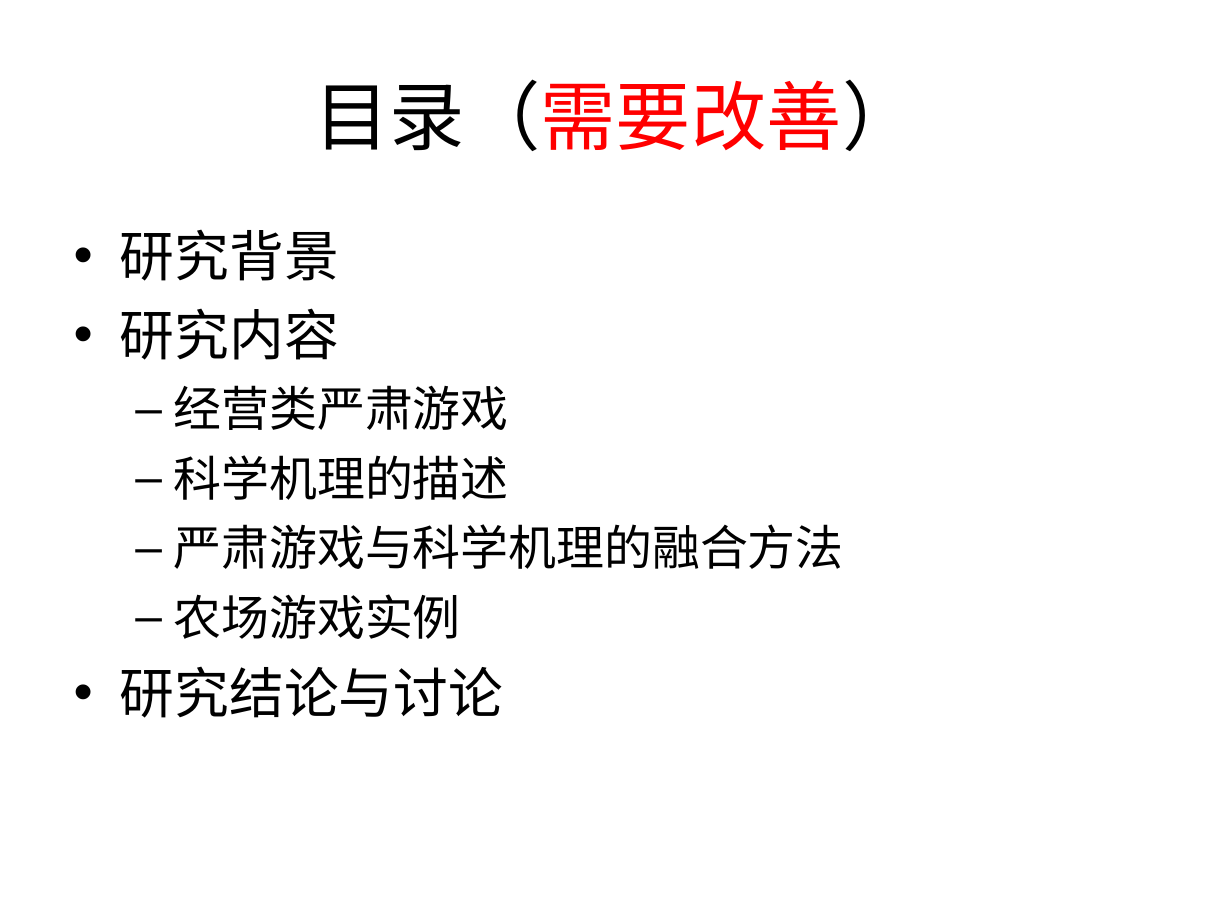
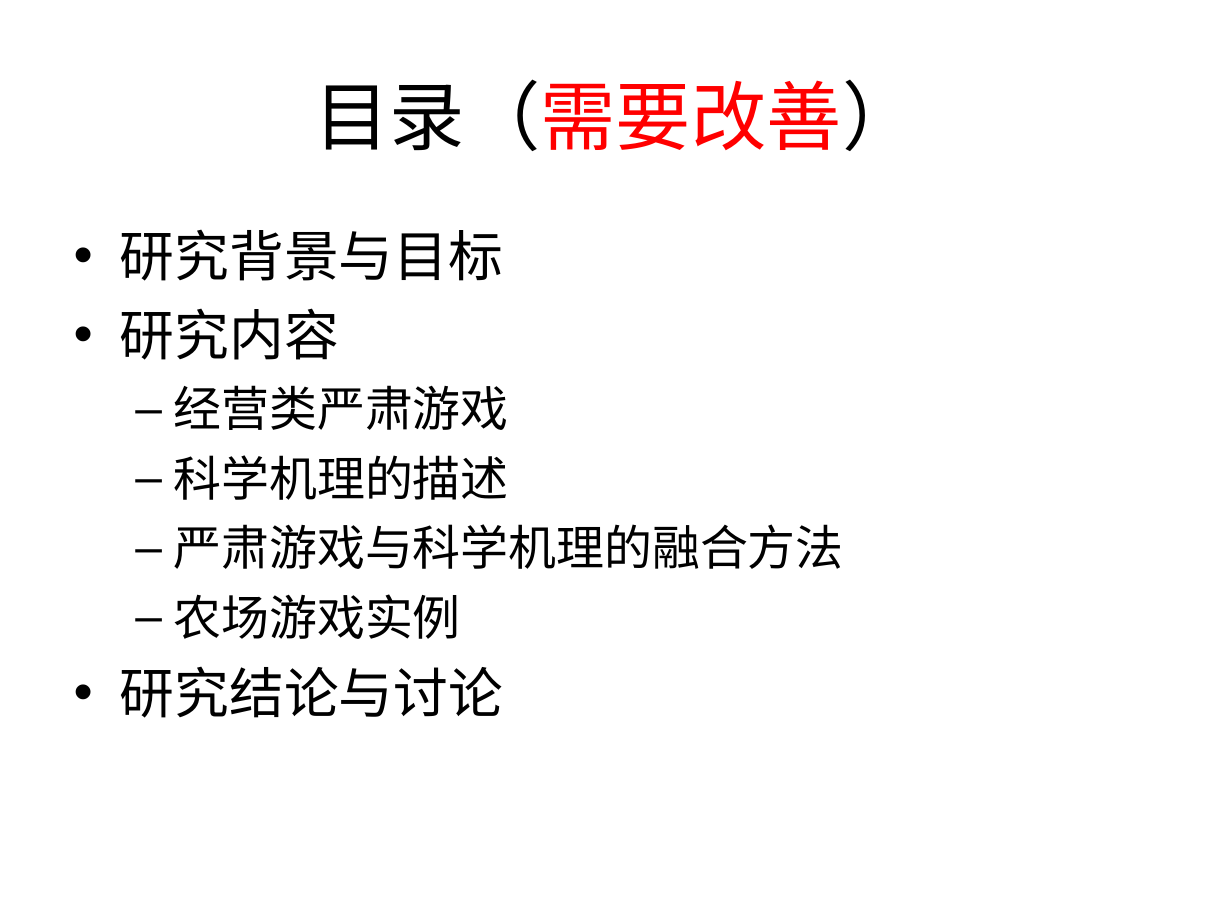
Before and after one commit to Nookleptia/qianmen3d, a slide deck: slide 2 of 毕设文件/毕设提纲.ppt. Drawn at 1232x924 pixels with LibreOffice and Linux fonts; fonts in the diff are those of the drawing. Boxes give left, top, right and bottom in pixels: in the first picture for what was removed or moved away, otherwise in the second. Text is boxed around its words. In the diff, an @@ line names an element or a change of style, - is before the commit and + after.

```diff
--- a/毕设文件/毕设提纲.ppt
+++ b/毕设文件/毕设提纲.ppt
@@ text at (120,229,503,281): text changed @@
-• 研究背景
+• 研究背景与目标
```
Also in this commit, not shown: 1 slide added, 1 slide removed, 3 other files.
